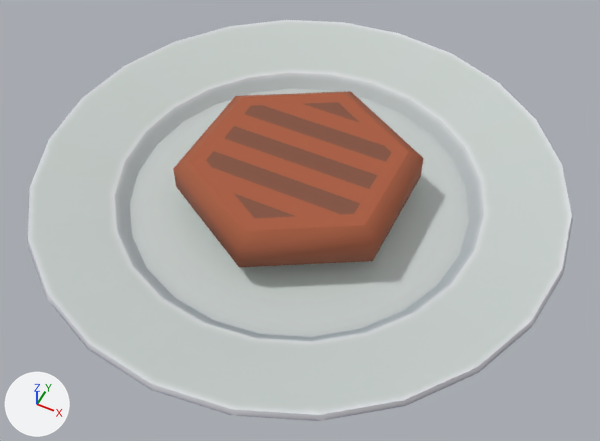
One commit to the glTF model public/kenney_food-kit/meat-patty.glb: the scene before it, then after it.
Rendered twice from a 50 mm lens placed at (0.738, -1.471, 1.703), pointed at (0.04, -0.075, -0.042). The axes (+X, +Y, +Z) are drawn at lower left. The lights are the same throughout. Where no turn or scale is listed for an object, it has been applied to the vertices.

Objects in the first picture: 'Object_5.005', 'meat-patty'.
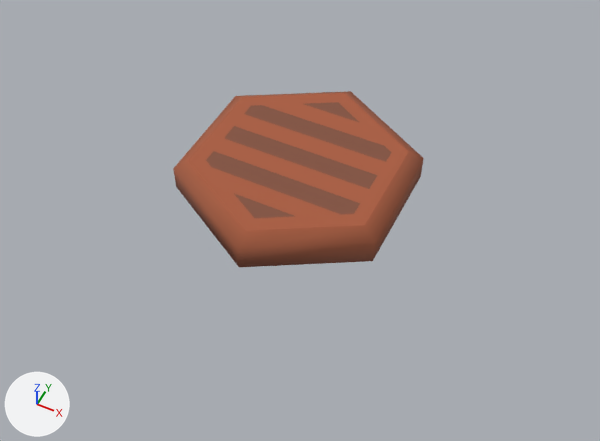
Changed parts and their boxes (x1, y1, x2, y2) in the pictures (600 x 441 px):
```json
{"object": "Object_5.005", "change": "deleted", "before": [27, 20, 573, 421]}
```

Edits to the scene script, one JSON object a line:
```json
{"op": "remove", "block": "ob_object_5_005", "code": ["ob_object_5_005 = bpy.data.objects.new('Object_5.005', me_object_3_004)", "ob_object_5_005.location = (0.0, 0.0, 0.0)"]}
```
